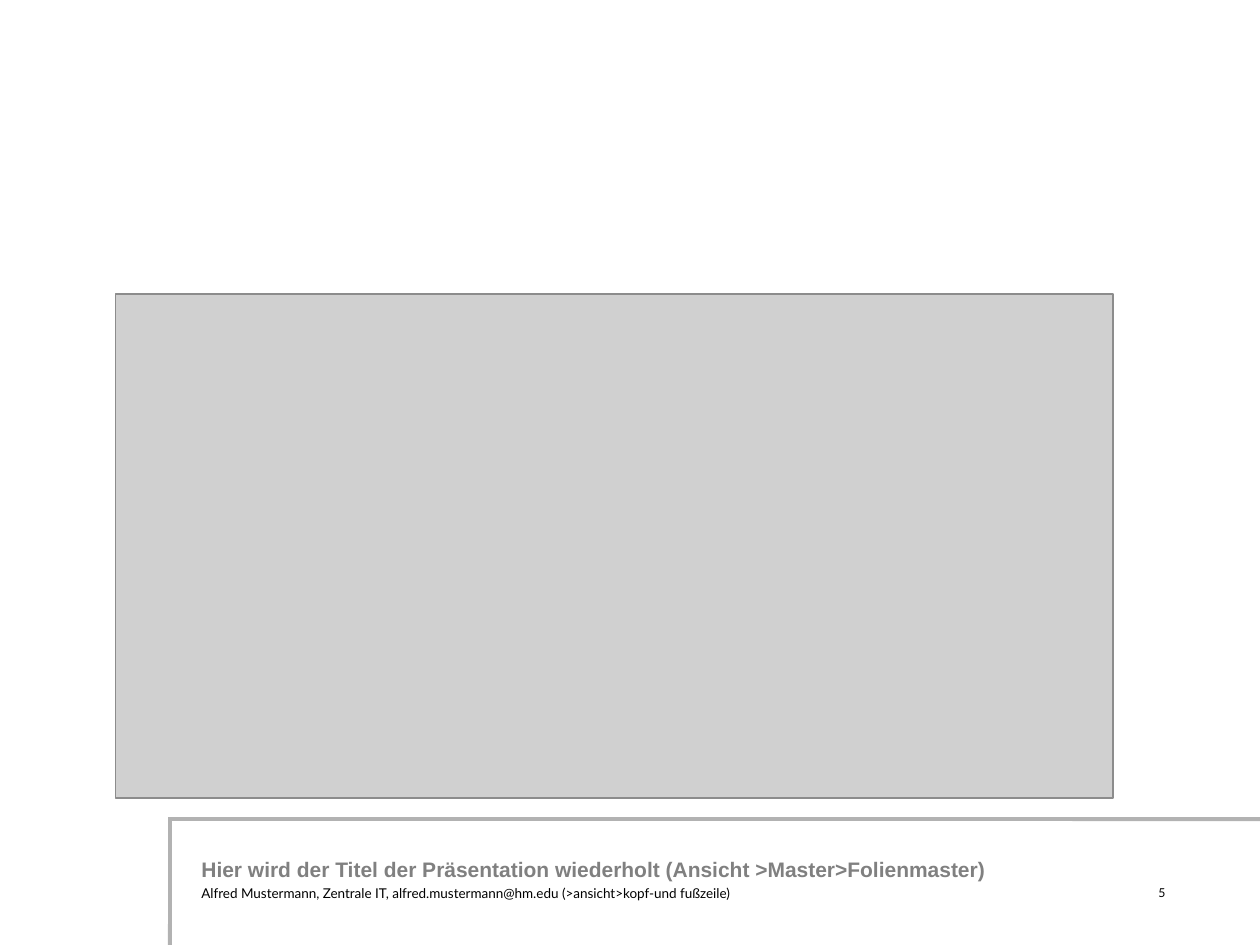
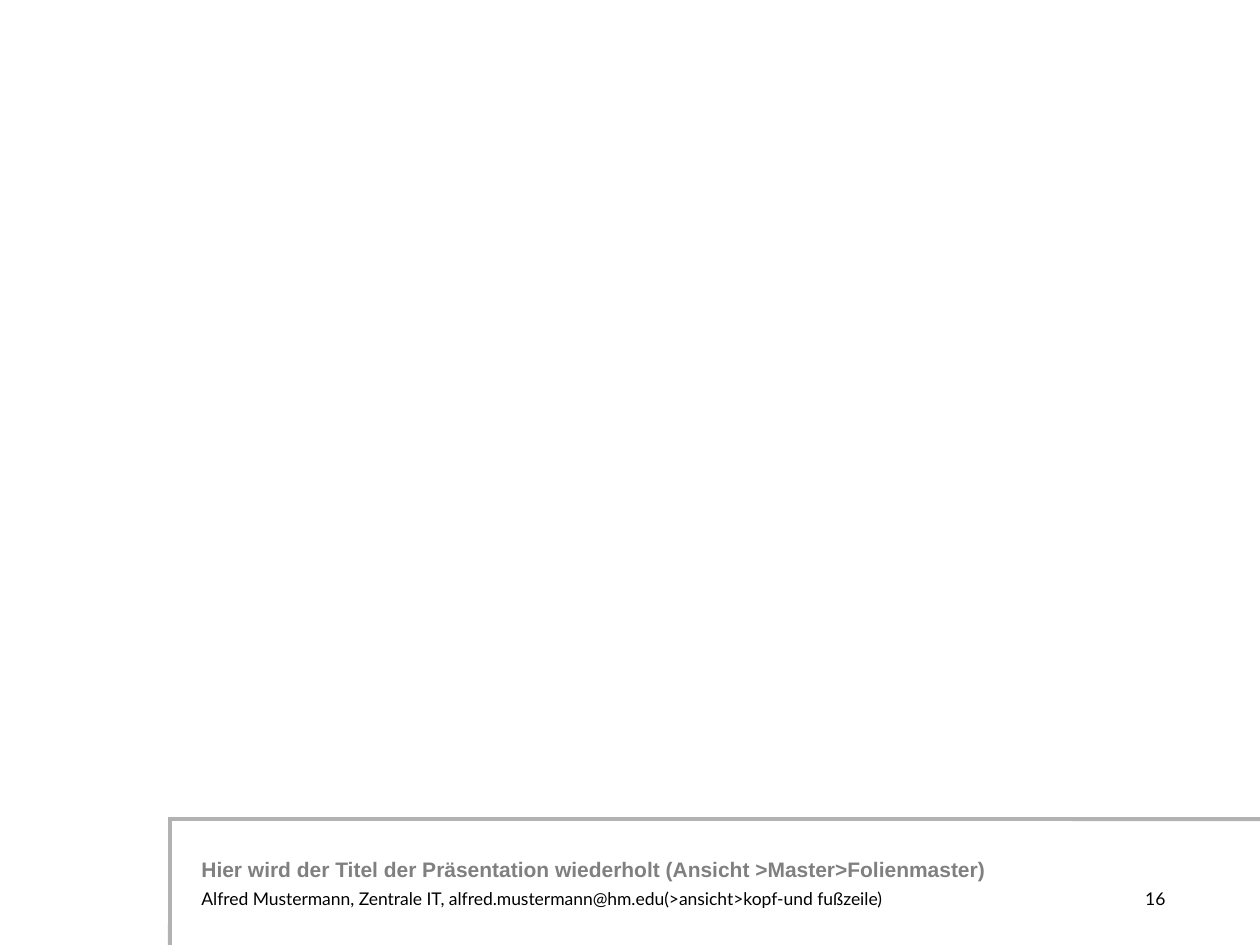
Before and after one commit to simonsymhoven/Datenkommunikation, a slide deck: slide 16 of Aufgabe 1/powerpointpraesentation.ppt (slide 5 before the commit). Drawn at 1260x945 pixels with LibreOffice and Linux fonts; fonts in the diff are those of the drawing; grey boxes stand for pictures; background and template pictures are left out. Boxes give left, top, right and bottom in pixels: in the first picture for what was removed or moved away, otherwise in the second. Text is boxed around its words. In the diff, an @@ line names an element or a change of style, - is before the commit and + after.

```diff
--- a/Aufgabe 1/powerpointpraesentation.ppt
+++ b/Aufgabe 1/powerpointpraesentation.ppt
@@ picture removed at [116, 294, 1114, 798] @@
@@ text at [201, 891, 882, 908]: text changed; size 7.8 to 10 pt @@
-Alfred Mustermann, Zentrale IT, alfred.mustermann@hm.edu (>ansicht>kopf-und fußzeile)
+Alfred Mustermann, Zentrale IT, alfred.mustermann@hm.edu(>ansicht>kopf-und fußzeile)
@@ page number at [1145, 892, 1165, 905]: text changed; size 7 to 10 pt @@
-5
+16
```
Also in this commit, not shown: 5 other slides changed, 25 slides added, 2 other files.
